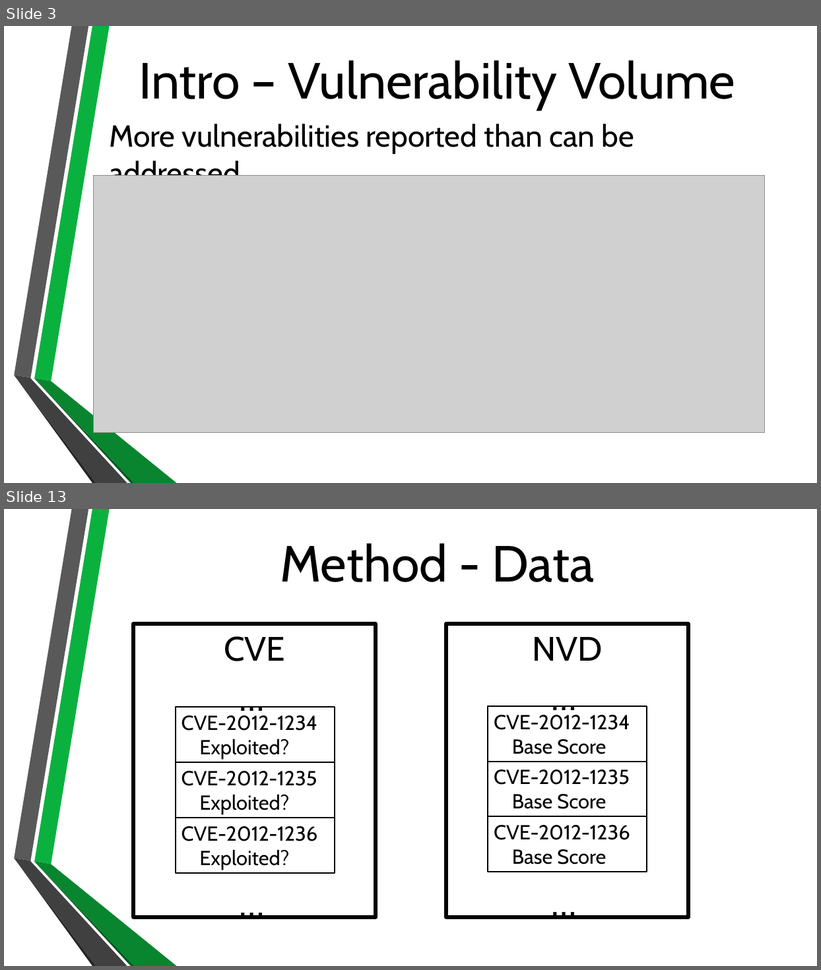
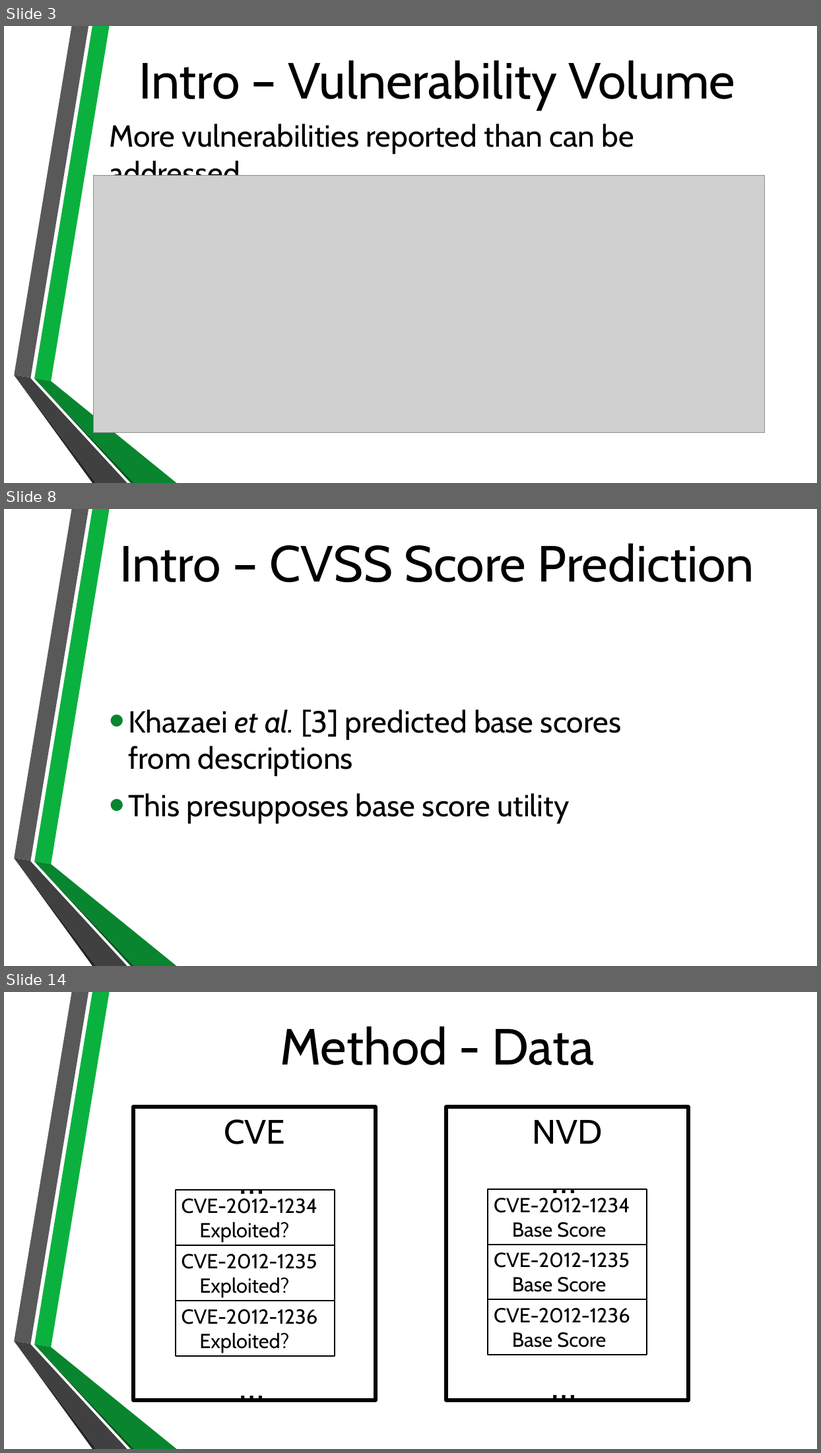
Before and after one commit to BenChurch/Winter2017, a slide deck: CISC848/Implementation/Presentation/CvssEquationRecasting.pptx. Shown one above the other, each under a label of ours: slides 3 and 13 before the commit, slides 3, 8 and 14 after it; the slides between them are not shown. The pictures are 821x970 and 821x1453 pixels, drawn with LibreOffice and Linux fonts; fonts in the diff are those of the drawing; grey boxes stand for pictures; background and template pictures are left out. Boxes give left, top, right and bottom in pixels: in the first picture for what was removed or moved away, otherwise in the second. Text is boxed around its words. In the diff, an @@ line names an element or a change of style, - is before the commit and + after.

```diff
--- a/CISC848/Implementation/Presentation/CvssEquationRecasting.pptx
+++ b/CISC848/Implementation/Presentation/CvssEquationRecasting.pptx
@@ slide 8 added at <box>4,509,817,966</box>, background picture (left out); not listed: 6 template elements that a slide beside it also shows @@
@@ title added at <box>120,543,754,582</box>, 60 pt, text #000000 @@
+Intro – CVSS Score Prediction
@@ text added at <box>128,710,621,824</box>, 36 pt, text #000000 @@
+• Khazaei et al. [3] predicted base scores from descriptions
+• This presupposes base score utility
@@ what was slide 13 is now slide 14 @@
```
Also in this commit, not shown: 19 slides changed, 2 other files.
